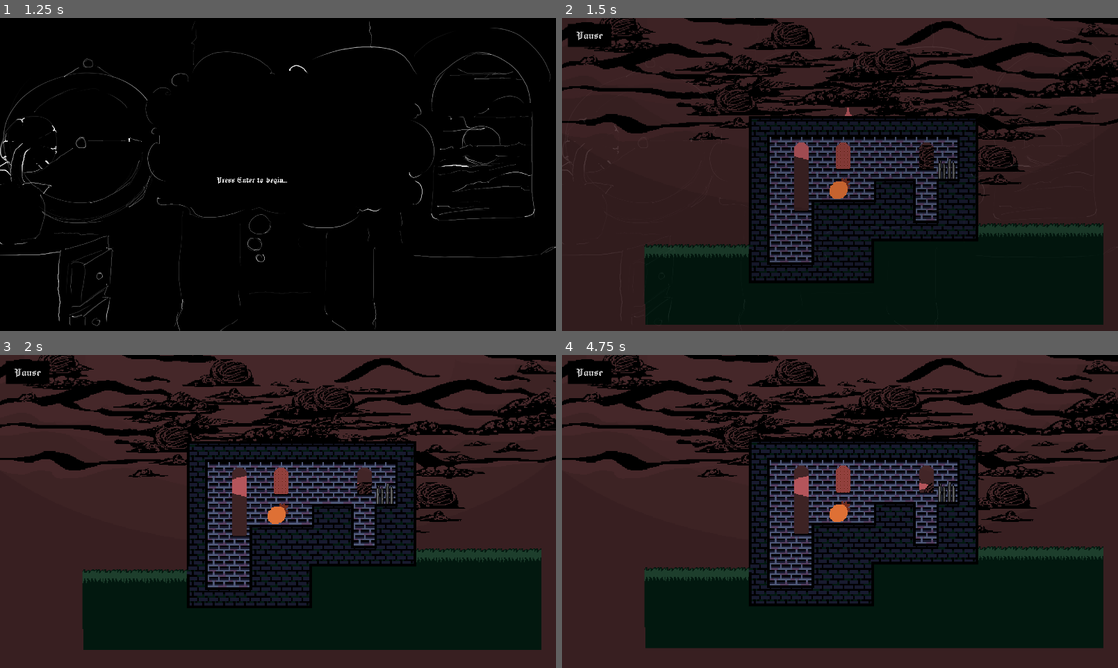
Above: before the commit, frames 1-4 (two rows, left to right).
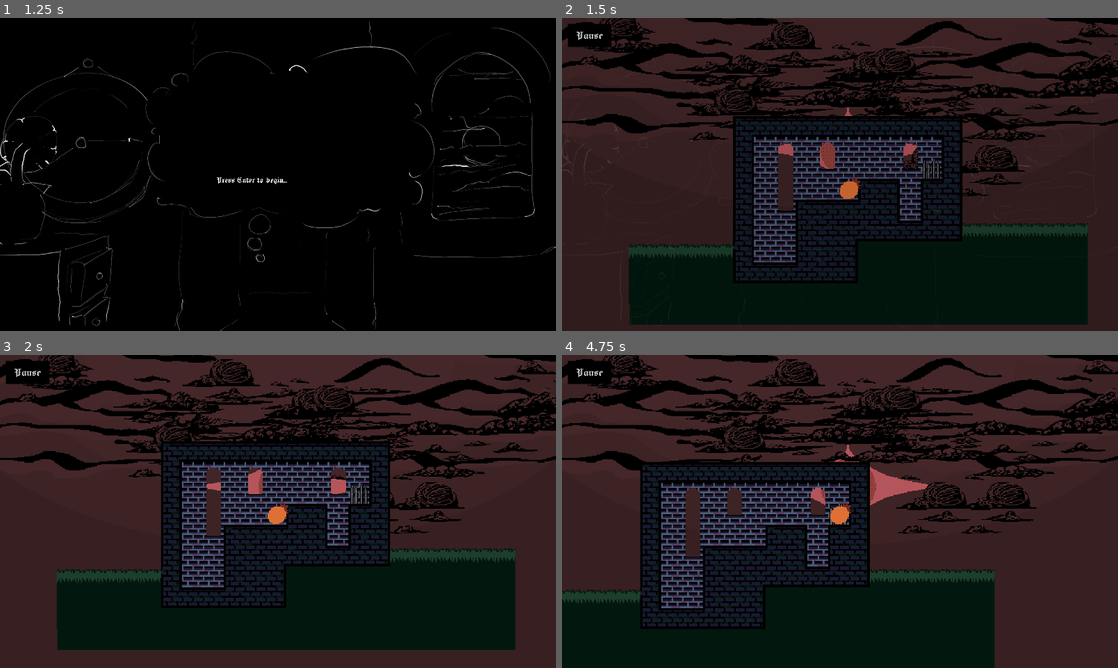
Above: after the commit, the same moments.

Repository: Agecaf/gmtk26-jamgame
Game: Godot game, scene res://main.tscn
The game is run twice, just before and just after one commit, with the same random seed, the same clock (stepped at 60 frames per second) and the same inputs.
Inputs:
- Up to frame 1 (1.25 s): click "New Game" at 0.5 s
- Up to frame 2 (1.5 s): tap Enter (ui_accept) at 1.25 s; hold D (right) from 1.28 s (still down); hold W (jump) from 1.28 s (still down); tap S (crouch) at 1.35 s
- Up to frame 3 (2 s): keep holding D (right); keep holding W (jump)
- Up to frame 4 (4.75 s): release W (jump) at 2.03 s; tap W (jump) at 2.1, 2.27, 2.57, 3.77, 4.07 s; tap S (crouch) at 2.3, 2.85, 3.8 s; release D (right) at 2.78 s; hold A (left) 2.78-3.53 s; hold W (jump) 2.78-3.53 s; hold D (right) from 3.53 s (still down); tap Backspace at 3.6 s; hold W (jump) from 4.28 s (still down); tap Delete at 4.35 s

Frame 1 is identical in both runs. In frame 2, 12% of the frame differs, in the area x 12-98%, y 31-98%; in frame 3, 15%; in frame 4, 38%, in the area x 0-98%, y 26-100%.

Commit message:
Changed controls from ui_up to jump, etc

Diff:
--- a/game/player/player_motion.gd
+++ b/game/player/player_motion.gd
@@ -51,8 +51,8 @@
 
 	# Active horizontal steering by player input
 	else:
-		var move_left: int = 1 if Input.is_action_pressed('ui_left') else 0
-		var move_right: int = 1 if Input.is_action_pressed('ui_right') else 0
+		var move_left: int = 1 if Input.is_action_pressed(&"left") else 0
+		var move_right: int = 1 if Input.is_action_pressed(&"right") else 0
 
 		if player.is_on_floor():
 			player.velocity.x = player.run_speed * (move_right - move_left)
--- a/game/player/player_state.gd
+++ b/game/player/player_state.gd
@@ -34,7 +34,7 @@
 
 func _on_player_physics_process(delta: float) -> void:
 	jump_keypress_interval += delta
-	jump_hold_time = (jump_hold_time + delta) if Input.is_action_pressed('ui_up') else 0.0
+	jump_hold_time = (jump_hold_time + delta) if Input.is_action_pressed(&"jump") else 0.0
 
 	var double_jump_keypress_timing: bool = (
 		jump_keypress_interval >= player.double_jump_keypress_interval_min
@@ -51,14 +51,14 @@
 
 	match player.current_state:
 		Player.State.IDLE:
-			if Input.is_action_just_pressed('ui_up') and player.is_on_floor():
+			if Input.is_action_just_pressed(&"jump") and player.is_on_floor():
 				player.change_state(Player.State.JUMPING)
 
 		Player.State.HANGING:
-			if Input.is_action_just_pressed('ui_up'):
+			if Input.is_action_just_pressed(&"jump"):
 				player.change_state(Player.State.JUMPING)
 
-			elif Input.is_action_just_pressed('ui_down'):
+			elif Input.is_action_just_pressed(&"crouch"):
 				player.change_state(Player.State.FALLING)
 
 		Player.State.JUMPING:
@@ -68,7 +68,7 @@
 			elif player.is_on_wall_only() and wall_jump_conditions_met:
 				player.change_state(Player.State.HANGING)
 
-			elif Input.is_action_just_pressed('ui_up') and double_jump_keypress_timing:
+			elif Input.is_action_just_pressed(&"jump") and double_jump_keypress_timing:
 				player.change_state(Player.State.JUMPING_BAT)
 
 			elif jump_hold_time >= player.glide_start_delay:
@@ -88,14 +88,14 @@
 			elif player.is_on_wall_only() and wall_jump_conditions_met:
 				player.change_state(Player.State.HANGING)
 
-			elif Input.is_action_just_released('ui_up'):
+			elif Input.is_action_just_released(&"jump"):
 				player.change_state(Player.State.FALLING)
 
 		Player.State.GLIDING_BAT:
 			if player.is_on_floor():
 				player.change_state(Player.State.IDLE)
 
-			elif Input.is_action_just_released('ui_up'):
+			elif Input.is_action_just_released(&"jump"):
 				player.change_state(Player.State.FALLING_BAT)
 
 		Player.State.FALLING:
@@ -106,7 +106,7 @@
 			if player.is_on_floor():
 				player.change_state(Player.State.IDLE)
 
-	if Input.is_action_just_pressed('ui_up'):
+	if Input.is_action_just_pressed(&"jump"):
 		jump_keypress_interval = 0
 
 
--- a/menu/settings_menu/control_button.gd
+++ b/menu/settings_menu/control_button.gd
@@ -23,7 +23,6 @@
 			text = "[%s]" % KeyUtils.keycode_to_char(event.physical_keycode).to_lower()
 
 func _input(event: InputEvent) -> void:
-	print(event)
 	if not changing: return
 	if not event is InputEventKey: return
 	if not event.pressed: return
